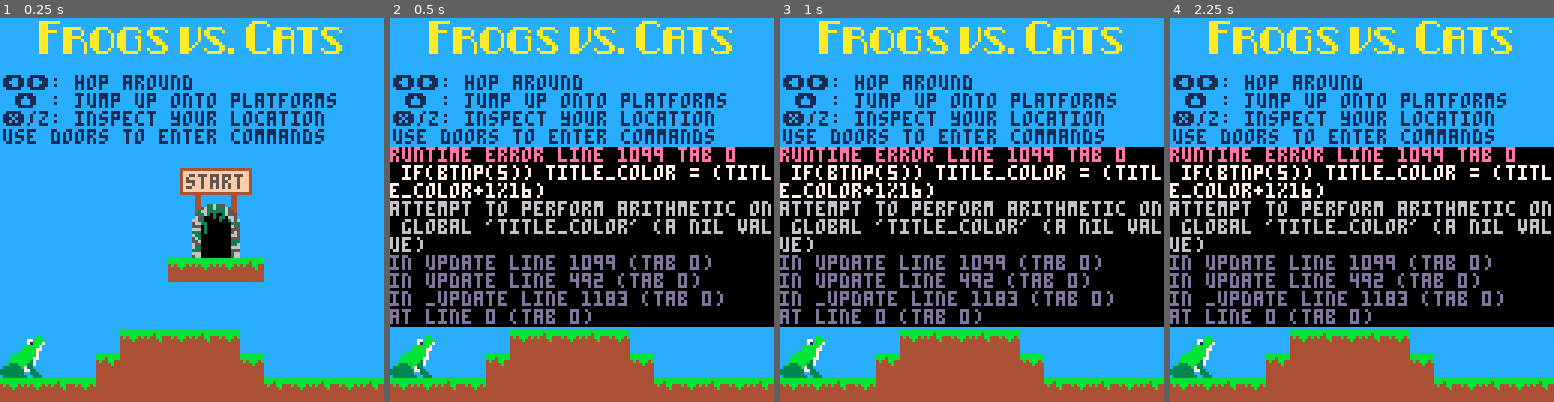
Above: before the commit, frames 1-4 (left to right).
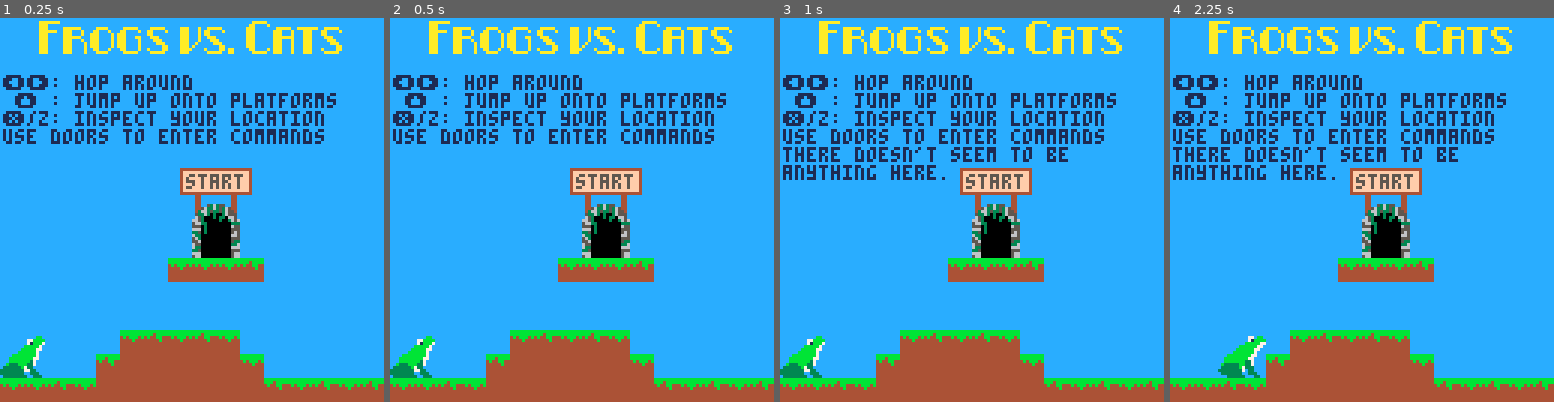
Above: after the commit, the same moments.

Repository: cincodenada/frogsvscats
Game: PICO-8 cartridge frogsvscats.p8
Two runs of this game, one before a commit and one after it. Both use one fixed random seed, a clock stepped at 60 frames per second and the inputs below.
Inputs:
- Up to frame 1 (0.25 s): no input
- Up to frame 2 (0.5 s): tap X (X key) at 0.33 s
- Up to frame 3 (1 s): tap O (Z key) at 0.7 s
- Up to frame 4 (2.25 s): tap X (X key) at 1.07, 1.85 s; hold Right 1.6-2.1 s; tap O (Z key) at 1.7, 2.1 s; hold Up from 2.15 s (still down)

Frame 1 is identical in both runs. In frame 2, 46% of the frame differs, in the area x 0-100%, y 33-81%; in frame 3, 46%; in frame 4, 48%, in the area x 0-100%, y 33-94%.
Error before the commit: runtime error line 1099 tab 0; if(btnp(5)) title_color = (title_color+1%16); attempt to perform arithmetic on global 'title_color' (a nil value)

Commit message:
Add tongue sound

Diff:
--- a/frogsvscats.p8
+++ b/frogsvscats.p8
@@ -1099,7 +1099,10 @@
 	if(btnp(2)) self:leap(true)
 
 	if(btnp(4)) self:inspect()
-	if(btnp(5)) title_color = (title_color+1%16)
+	if(btnp(5)) then
+		sfx(18)
+		sfx(19)
+	end
 
 	if(false) then
 		next_area = game.cur_area.id+1
Not shown, changed: the sound effects (__sfx__) section of frogsvscats.p8
